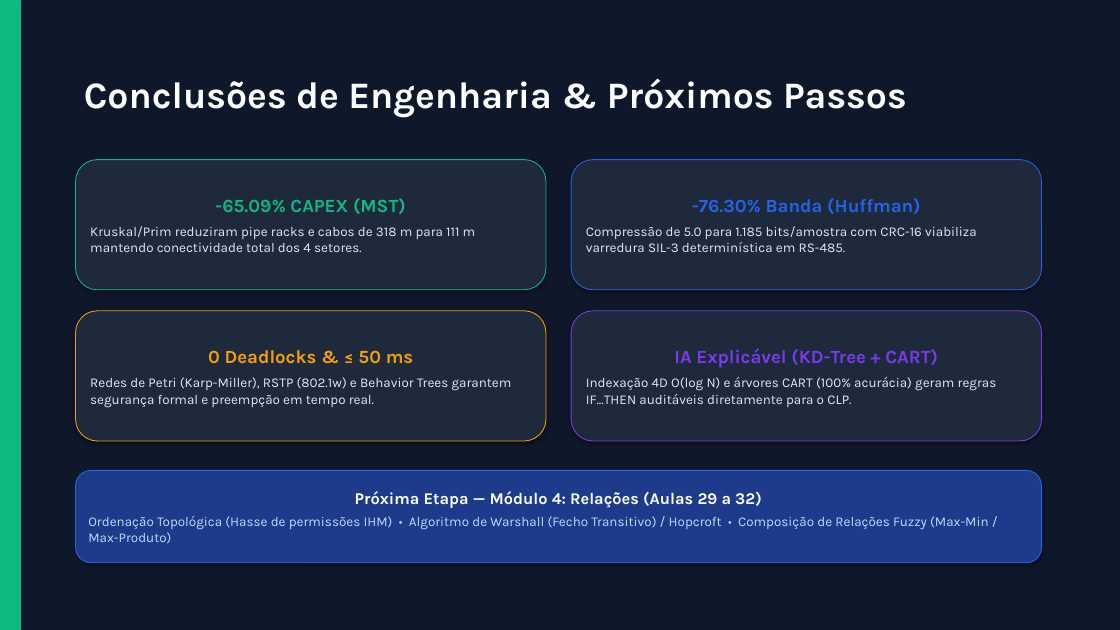
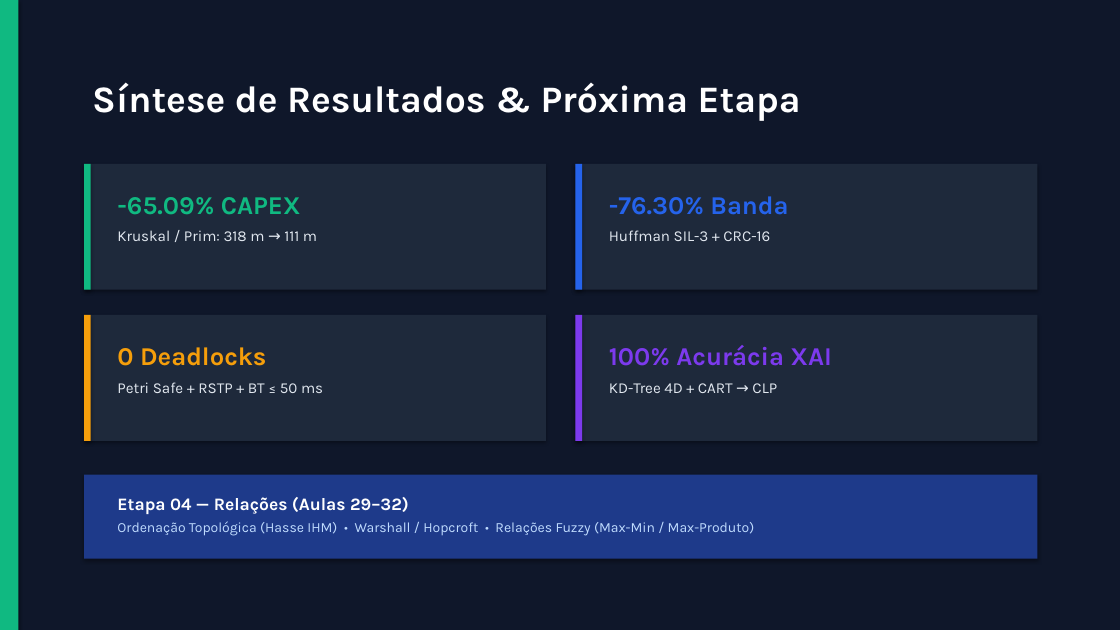
Before and after one commit to igorfantucci/Aula-Automatica---GRUPO-5, a slide deck: slide 13 of etapa-03-arvores/apresentacao_etapa_03.pptx. Drawn at 1120x630 pixels with LibreOffice and Linux fonts; fonts in the diff are those of the drawing. Boxes give left, top, right and bottom in pixels: in the first picture for what was removed or moved away, otherwise in the second. Text is boxed around its words. In the diff, an @@ line names an element or a change of style, - is before the commit and + after.

```diff
--- a/etapa-03-arvores/apresentacao_etapa_03.pptx
+++ b/etapa-03-arvores/apresentacao_etapa_03.pptx
@@ text at box(92, 82, 801, 121): text changed @@
-Conclusões de Engenharia & Próximos Passos
+Síntese de Resultados & Próxima Etapa
@@ rectangle: place and size @@
-rectangle at box(76, 160, 546, 290)
+rectangle at box(84, 164, 546, 290)
@@ rectangle at box(84, 164, 546, 290): rounded rectangle to rectangle; outline #10B981 0.75 pt to none @@
@@ rectangle added at box(84, 164, 91, 290), fill #10B981 @@
@@ rectangle: place and size @@
-rectangle at box(571, 160, 1042, 290)
+rectangle at box(576, 164, 1038, 290)
@@ rectangle at box(576, 164, 1038, 290): rounded rectangle to rectangle; outline #2563EB 0.75 pt to none @@
@@ rectangle added at box(576, 164, 582, 290), fill #2563EB @@
@@ text in rectangle at box(90, 198, 476, 252): text removed @@
--65.09% CAPEX (MST)
-Kruskal/Prim reduziram pipe racks e cabos de 318 m para 111 m mantendo conectividade total dos 4 setores.
@@ text added at box(117, 197, 317, 241), 13 pt, text #E2E8F0 @@
+-65.09% CAPEX
+Kruskal / Prim: 318 m → 111 m
@@ text in rectangle at box(586, 198, 977, 252): text removed @@
--76.30% Banda (Huffman)
-Compressão de 5.0 para 1.185 bits/amostra com CRC-16 viabiliza varredura SIL-3 determinística em RS-485.
@@ text added at box(609, 196, 788, 241), 13 pt, text #E2E8F0 @@
+-76.30% Banda
+Huffman SIL-3 + CRC-16
@@ rectangle: place and size @@
-rectangle at box(76, 311, 546, 441)
+rectangle at box(84, 315, 546, 441)
@@ rectangle at box(84, 315, 546, 441): rounded rectangle to rectangle; outline #F59E0B 0.75 pt to none @@
@@ rectangle added at box(84, 315, 91, 441), fill #F59E0B @@
@@ rectangle: place and size @@
-rectangle at box(571, 311, 1042, 441)
+rectangle at box(576, 315, 1038, 441)
@@ rectangle at box(576, 315, 1038, 441): rounded rectangle to rectangle; outline #7C3AED 0.75 pt to none @@
@@ rectangle added at box(576, 315, 582, 441), fill #7C3AED @@
@@ text in rectangle at box(90, 350, 512, 407): text removed @@
-0 Deadlocks & ≤ 50 ms
-Redes de Petri (Karp-Miller), RSTP (802.1w) e Behavior Trees garantem segurança formal e preempção em tempo real.
@@ text added at box(117, 347, 323, 393), 13 pt, text #E2E8F0 @@
+0 Deadlocks
+Petri Safe + RSTP + BT ≤ 50 ms
@@ text in rectangle at box(586, 348, 997, 407): text removed @@
-IA Explicável (KD-Tree + CART)
-Indexação 4D O(log N) e árvores CART (100% acurácia) geram regras IF...THEN auditáveis diretamente para o CLP.
@@ text added at box(609, 345, 832, 393), 13 pt, text #E2E8F0 @@
+100% Acurácia XAI
+KD-Tree 4D + CART → CLP
@@ rectangle added at box(84, 475, 1038, 559), fill #1E3A8A @@
@@ text "Etapa 04 — Relações (Aulas ...": place and size @@
-text "Etapa 04 — Relações (Aulas ..." at box(76, 471, 1042, 563)
+text "Etapa 04 — Relações (Aulas ..." at box(117, 497, 755, 536)
@@ text "Etapa 04 — Relações (Aulas ..." at box(117, 497, 755, 536): vertical alignment middle to top; fill #1E3A8A to none; outline #2563EB 0.75 pt to none; shadow off @@
@@ text at box(117, 497, 755, 536): text changed; size 11.5 to 12 pt @@
-Próxima Etapa — Módulo 4: Relações (Aulas 29 a 32)
-Ordenação Topológica (Hasse de permissões IHM) • Algoritmo de Warshall (Fecho Transitivo) / Hopcroft • Composição de Relações Fuzzy (Max-Min / Max-Produto)
+Etapa 04 — Relações (Aulas 29–32)
+Ordenação Topológica (Hasse IHM) • Warshall / Hopcroft • Relações Fuzzy (Max-Min / Max-Produto)
```
Also in this commit, not shown: 12 other slides changed, 1 other file.
